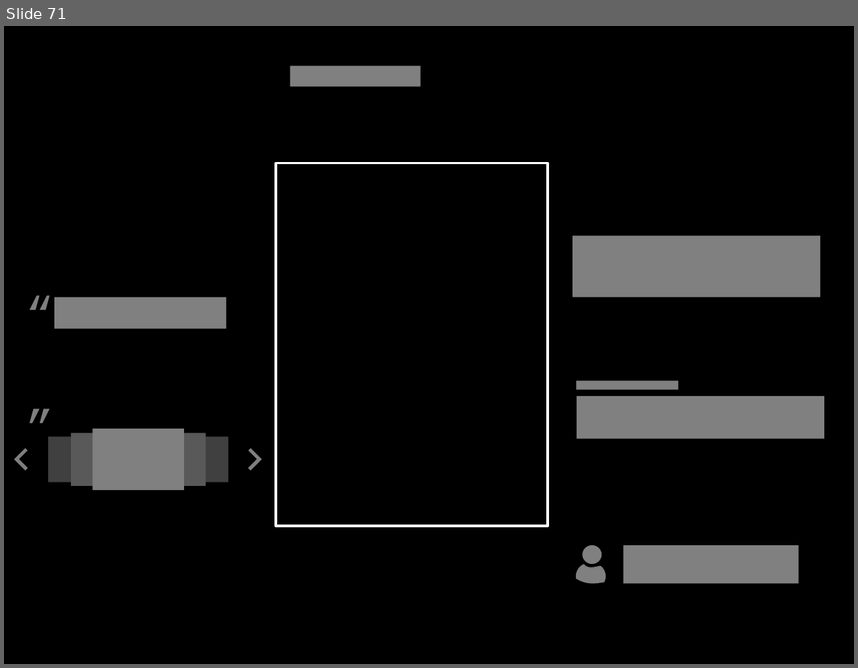
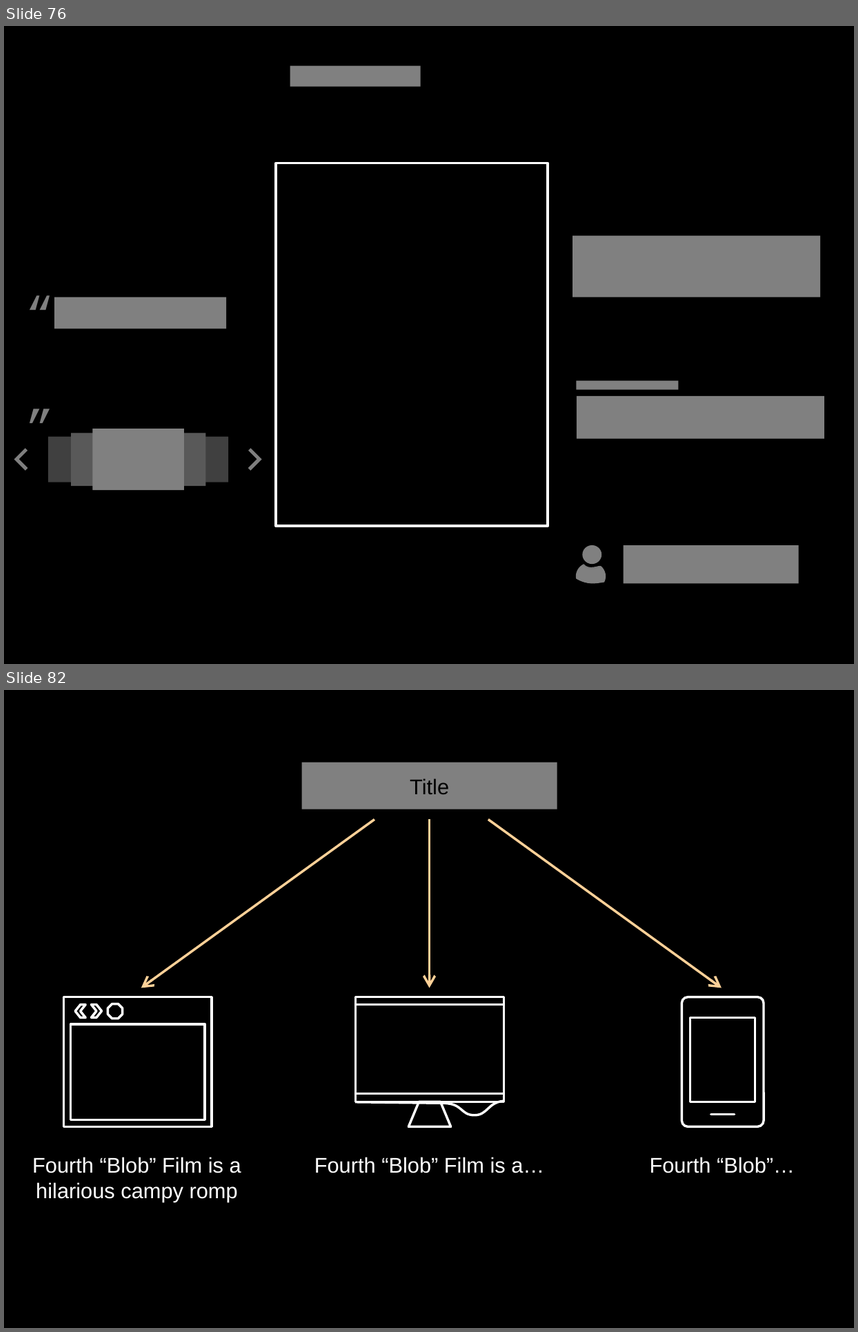
Before and after one commit to socketwench/introToContentTypes, a slide deck: src/introToContentTypes.pptx. Shown one above the other, each under a label of ours: slide 71 before the commit, slides 76 and 82 after it; the slides between them are not shown. The pictures are 858x668 and 858x1332 pixels, drawn with LibreOffice and Linux fonts; fonts in the diff are those of the drawing. Boxes give left, top, right and bottom in pixels: in the first picture for what was removed or moved away, otherwise in the second. Text is boxed around its words. In the diff, an @@ line names an element or a change of style, - is before the commit and + after.

```diff
--- a/src/introToContentTypes.pptx
+++ b/src/introToContentTypes.pptx
@@ slide 82 added at [4, 690, 854, 1328], background #000000 @@
@@ rectangle added at [301, 762, 557, 809], fill #808080, 18 pt, text #000000 @@
+Title
@@ arrow added from (375, 819) to (141, 987), #FFD198 2 pt @@
@@ arrow added from (429, 819) to (429, 987), #FFD198 2 pt @@
@@ arrow added from (488, 819) to (722, 987), #FFD198 2 pt @@
@@ rounded rectangle added at [682, 997, 763, 1126], outline #FFFFFF 2 pt @@
@@ group added at [63, 997, 212, 1126]: 2 rectangles, 2 chevrons, 1 octagon @@
@@ group added at [355, 997, 504, 1126]: 2 rectangles, 1 freeform shape, 1 trapezoid @@
@@ rectangle added at [690, 1017, 755, 1101], outline #FFFFFF 2 pt @@
@@ line added from (711, 1114) to (734, 1114), #FFFFFF 2 pt @@
@@ text added at [32, 1156, 241, 1202], 18 pt, text #FFFFFF @@
+Fourth “Blob” Film is a hilarious campy romp
@@ text added at [314, 1156, 544, 1173], 18 pt, text #FFFFFF @@
+Fourth “Blob” Film is a…
@@ text added at [650, 1156, 795, 1173], 18 pt, text #FFFFFF @@
+Fourth “Blob”…
@@ what was slide 71 is now slide 76 @@
```
Also in this commit, not shown: 18 other slides added, 16 slides removed, 23 other files.
